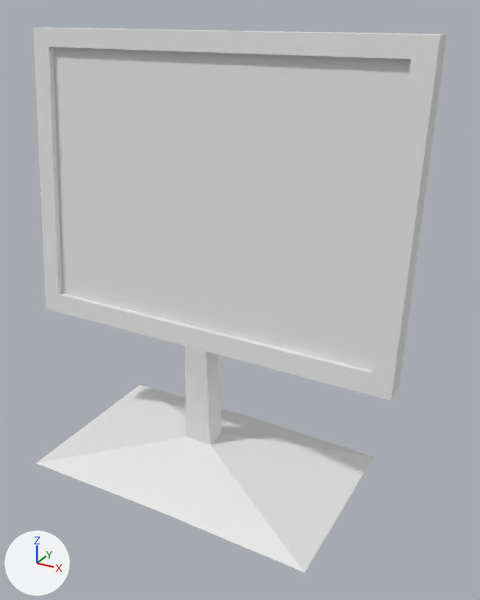
Before and after pictures for a commit that changed the FBX model Assets/Models/Environment/Office2/monitor.fbx.
Before and after are seen from a camera (50 mm lens) standing at (0.478, -0.748, 0.676) and looking at (0.056, 0.02, 0.292). The axes (+X, +Y, +Z) are drawn at lower left. The lights are the same throughout.

Objects in the first picture: 'monitor'.
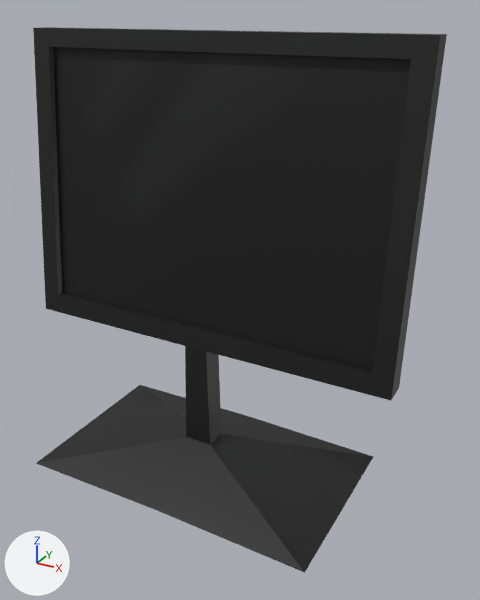
Boxes [x1, y1, x2, y2] around the edits, measured in the pictures (480 x 600 px):
'monitor', recoloured (grey to black): [33, 27, 447, 573] in both

The edits, one by one:
Picture 'monitor.png' (img_monitor_png) is new.
Material '1_monitor' (mat_1_monitor) is new.
Its texture is img_monitor_png.
me_cube_014 has 78 vertices, 76 faces and spans x -0.296..0.296, y -0.134..0.146, z 0.001..0.649.
me_cube_014 no longer uses material mat_material_002 (white #e7e7e7).
me_cube_014 now uses material mat_1_monitor (picture img_monitor_png).
